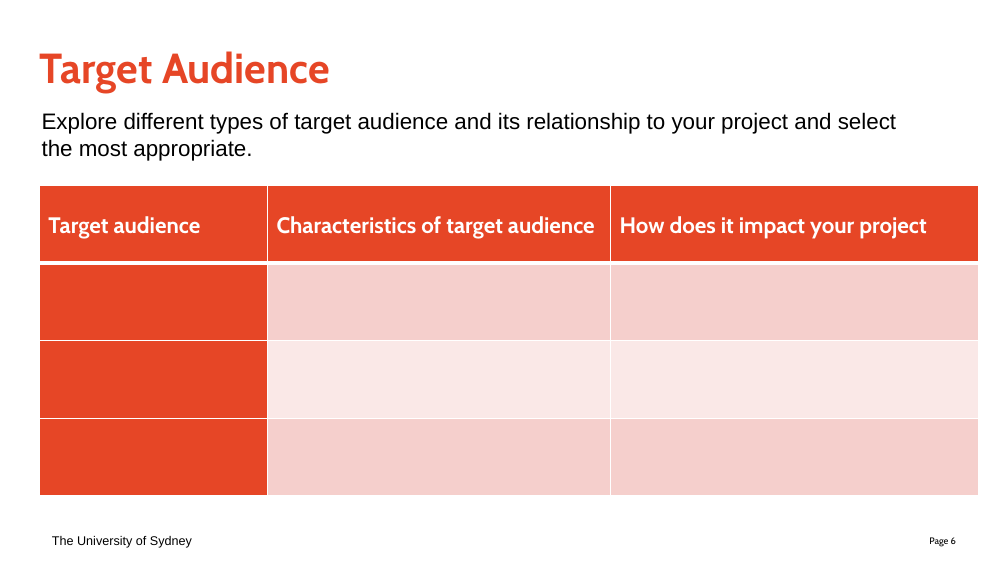
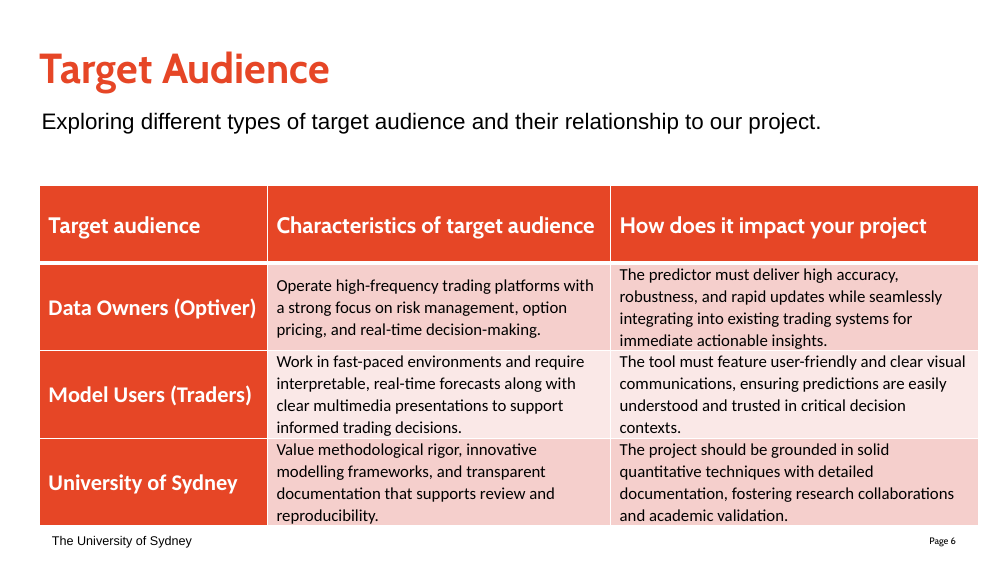
Before and after one commit to Ayush-Singh-31/Optiver-07, a slide deck: slide 6 of Documents/Week 05/Meeting Minutes/Template.pptx. Drawn at 1008x567 pixels with LibreOffice and Linux fonts; fonts in the diff are those of the drawing. Boxes give left, top, right and bottom in pixels: in the first picture for what was removed or moved away, otherwise in the second. Text is boxed around its words. In the diff, an @@ line names an element or a change of style, - is before the commit and + after.

```diff
--- a/Documents/Week 05/Meeting Minutes/Template.pptx
+++ b/Documents/Week 05/Meeting Minutes/Template.pptx
@@ text at bbox=[42, 112, 821, 134]: text changed @@
-Explore different types of target audience and its relationship to your project and select
-the most appropriate.
+Exploring different types of target audience and their relationship to our project.
@@ table at bbox=[39, 185, 978, 528] @@
-row 2:  |  | 
+row 2: Data Owners (Optiver) | Operate high-frequency trading platforms with a strong focus on risk management, option pricing, and real-time decision-making. | The predictor must deliver high accuracy, robustness, and rapid updates while seamlessly integrating into existing trading systems for immediate actionable insights.
-row 3:  |  | 
+row 3: Model Users (Traders) | Work in fast-paced environments and require interpretable, real-time forecasts along with clear multimedia presentations to support informed trading decisions. | The tool must feature user-friendly and clear visual communications, ensuring predictions are easily understood and trusted in critical decision contexts.
-row 4:  |  | 
+row 4: University of Sydney | Value methodological rigor, innovative modelling frameworks, and transparent documentation that supports review and reproducibility. | The project should be grounded in solid quantitative techniques with detailed documentation, fostering research collaborations and academic validation.
```
Also in this commit, not shown: 5 other slides changed, 1 slide added, 1 slide removed, 2 other files.
